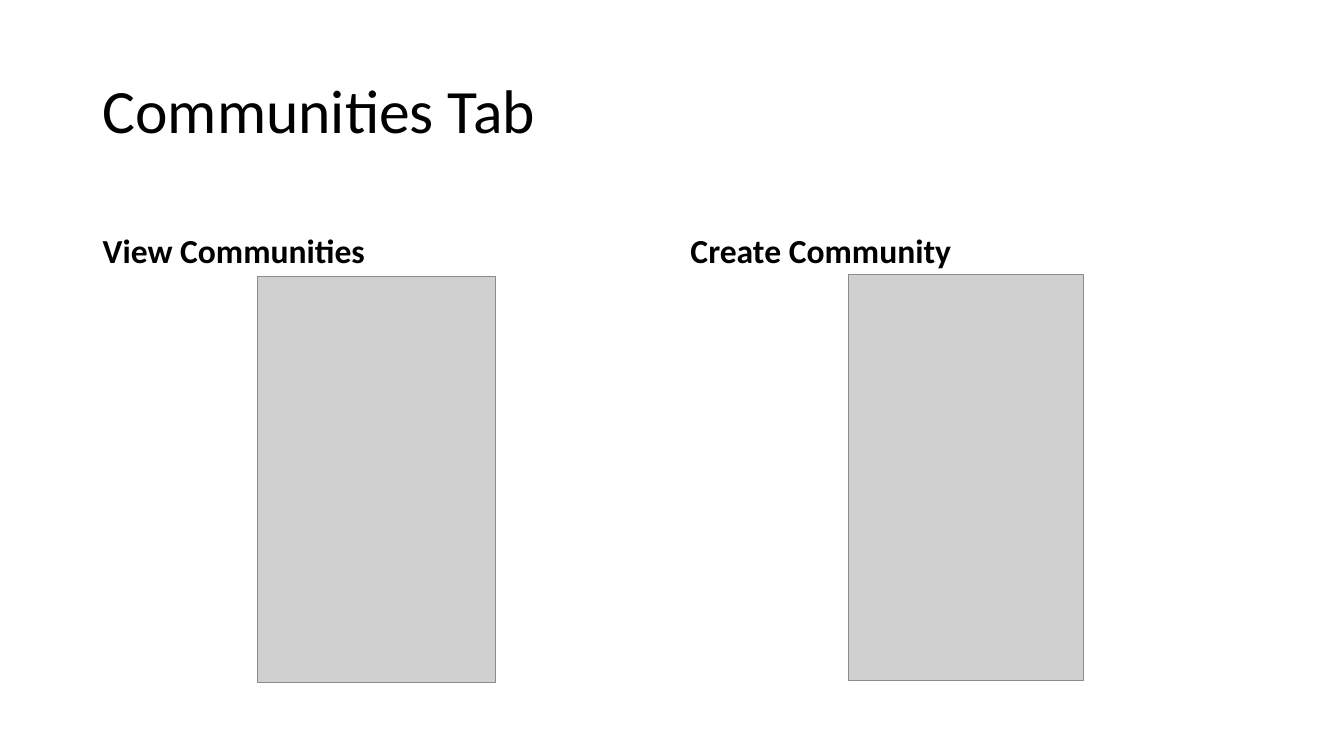
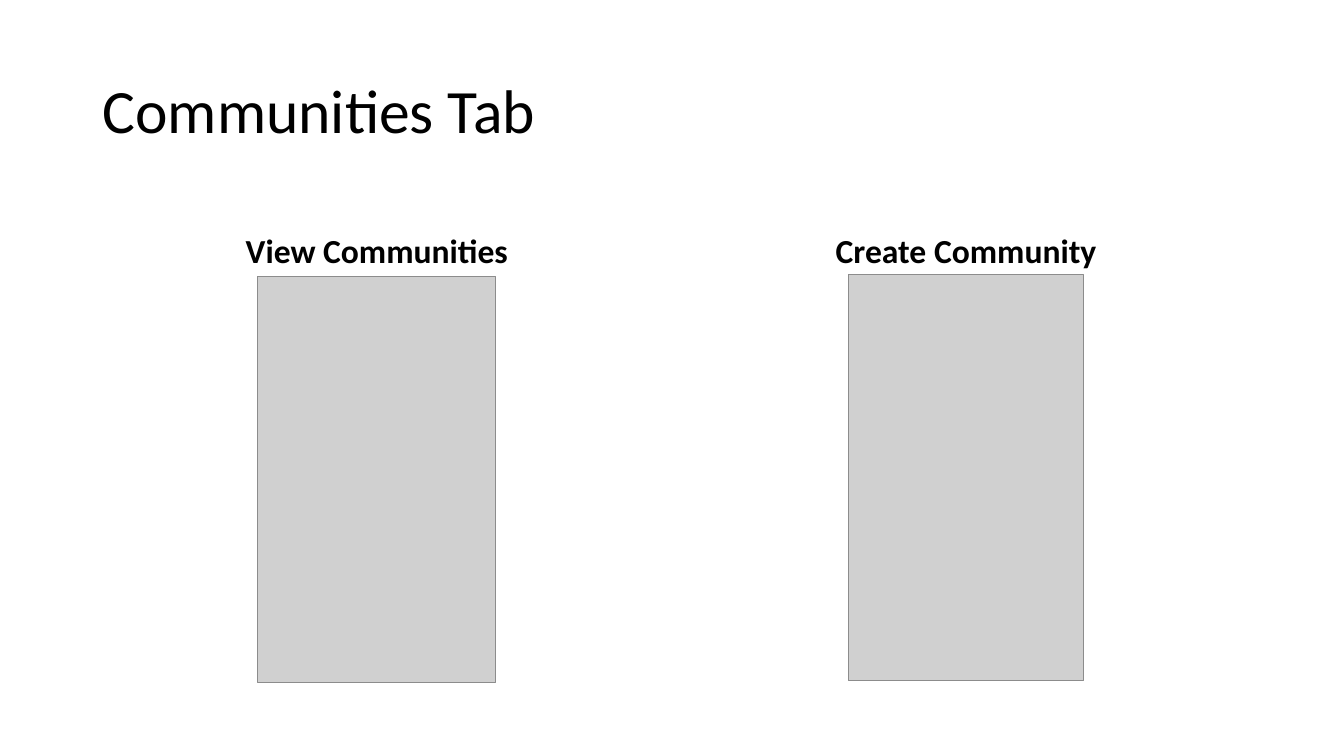
Before and after one commit to zeel91297/Project-Documents, a slide deck: slide 43 of Sem 5/Let’s Meet.pptx. Drawn at 1344x756 pixels with LibreOffice and Linux fonts; fonts in the diff are those of the drawing; grey boxes stand for pictures; background and template pictures are left out. Boxes give left, top, right and bottom in pixels: in the first picture for what was removed or moved away, otherwise in the second. Text is boxed around its words. In the diff, an @@ line names an element or a change of style, - is before the commit and + after.

```diff
--- a/Sem 5/Let’s Meet.pptx
+++ b/Sem 5/Let’s Meet.pptx
@@ text "View Communities" at box(246, 239, 508, 264): alignment left to centre @@
@@ text "Create Community" at box(836, 239, 1096, 269): alignment left to centre @@
```
Also in this commit, not shown: 13 other slides changed, 1 slide added, 19 other files.
